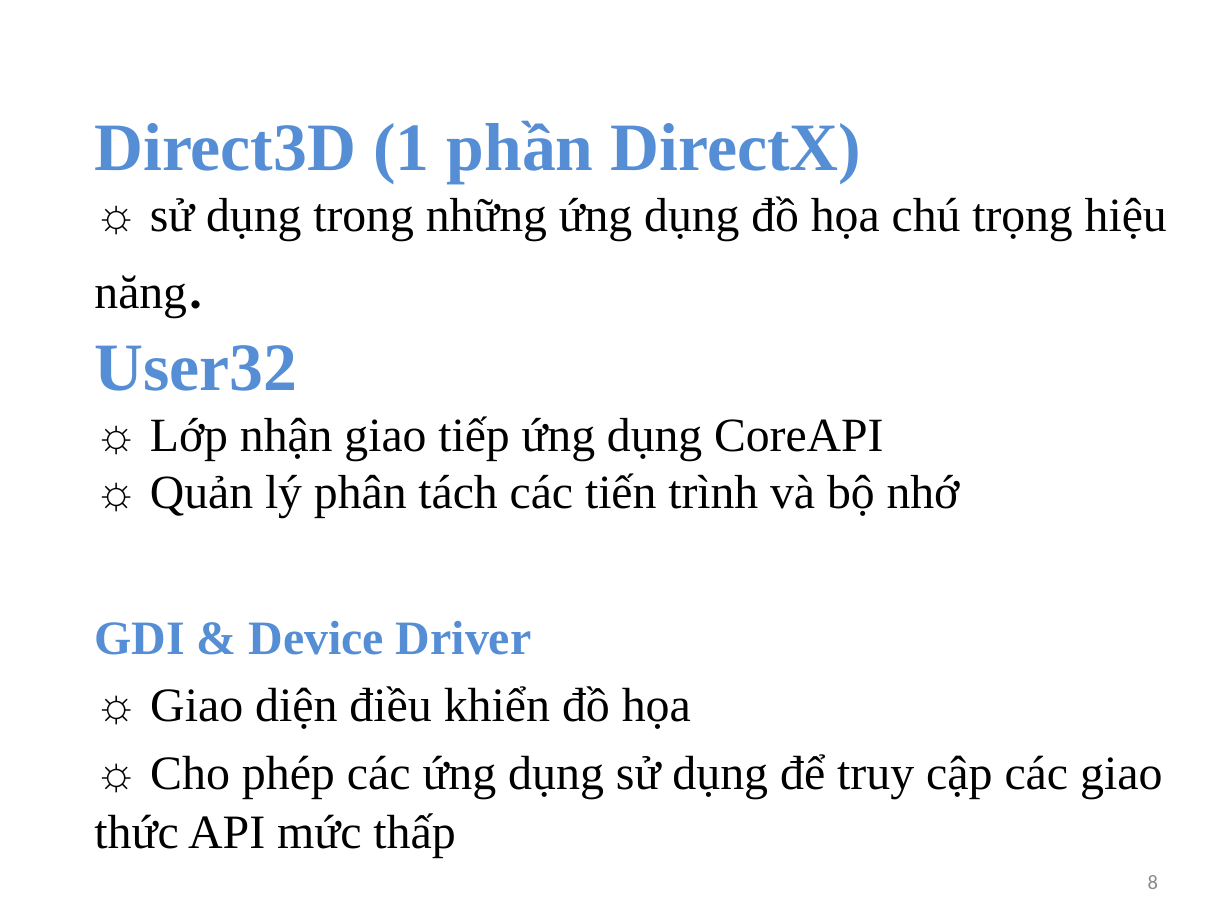
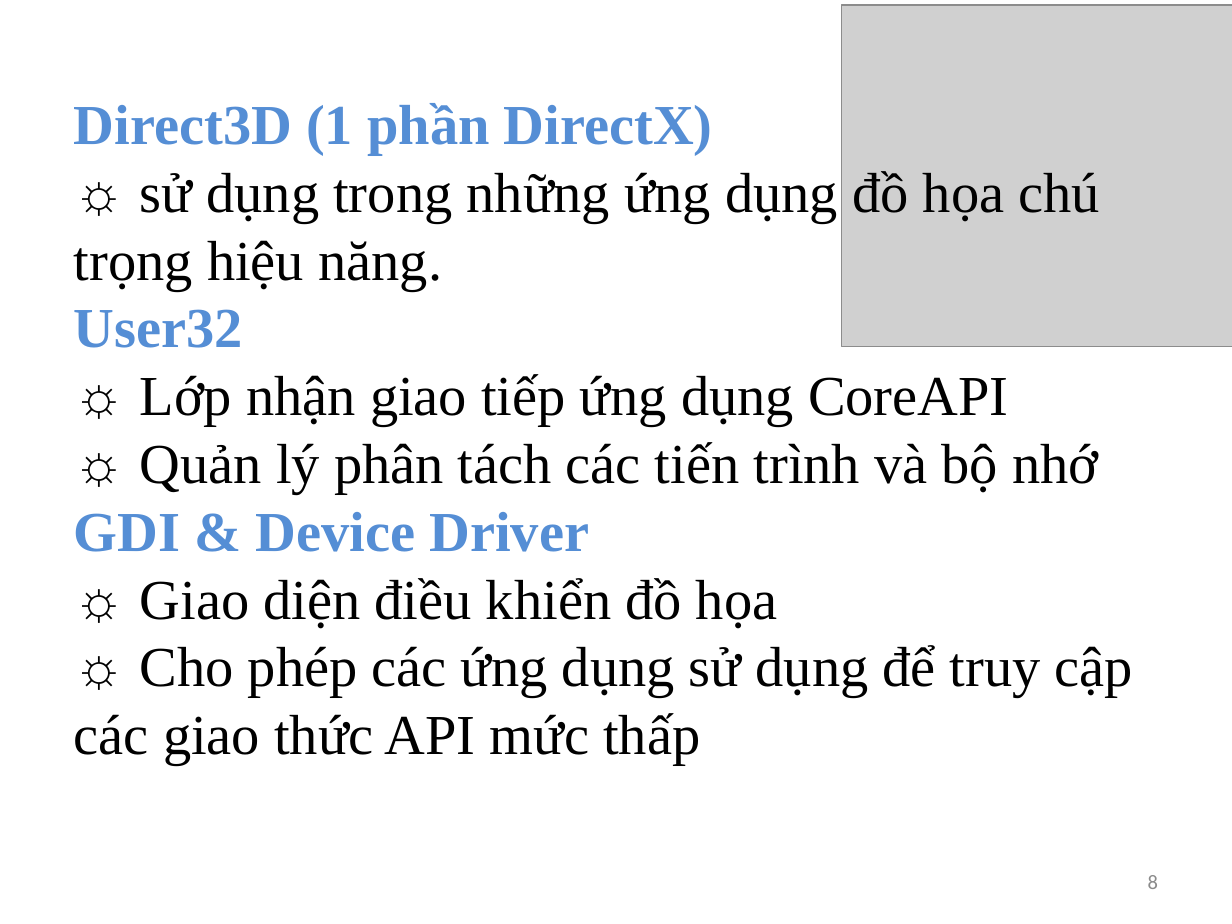
Before and after one commit to phandinhphivan/Phan-Dinh-Phi-Van, a slide deck: slide 8 of WPF.pptx. Drawn at 1232x924 pixels with LibreOffice and Linux fonts; fonts in the diff are those of the drawing; grey boxes stand for pictures. Boxes give left, top, right and bottom in pixels: in the first picture for what was removed or moved away, otherwise in the second. Text is boxed around its words. In the diff, an @@ line names an element or a change of style, - is before the commit and + after.

```diff
--- a/WPF.pptx
+++ b/WPF.pptx
@@ picture added at [841, 5, 1232, 346] @@
@@ text added at [74, 103, 1133, 764], 33 pt, text #000000 @@
+Direct3D (1 phần DirectX)
+☼ sử dụng trong những ứng dụng đồ họa chú trọng hiệu năng.
+User32
+☼ Lớp nhận giao tiếp ứng dụng CoreAPI
+☼ Quản lý phân tách các tiến trình và bộ nhớ
+GDI & Device Driver
+☼ Giao diện điều khiển đồ họa
+☼ Cho phép các ứng dụng sử dụng để truy cập các giao thức API mức thấp
@@ title removed at [94, 120, 1167, 518] @@
-Direct3D (1 phần DirectX)
-☼ sử dụng trong những ứng dụng đồ họa chú trọng hiệu năng.
-User32
-☼ Lớp nhận giao tiếp ứng dụng CoreAPI
-☼ Quản lý phân tách các tiến trình và bộ nhớ
@@ text removed at [94, 621, 1162, 858] @@
-GDI & Device Driver
-☼ Giao diện điều khiển đồ họa
-☼ Cho phép các ứng dụng sử dụng để truy cập các giao thức API mức thấp
```
Also in this commit, not shown: 13 other slides changed, 3 slides added.
